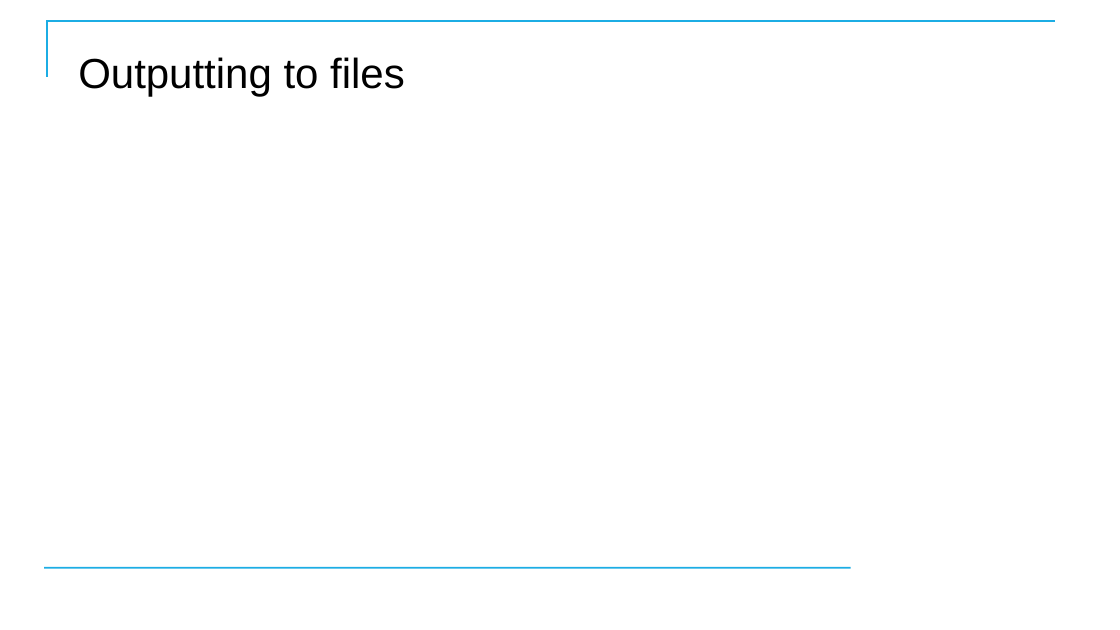
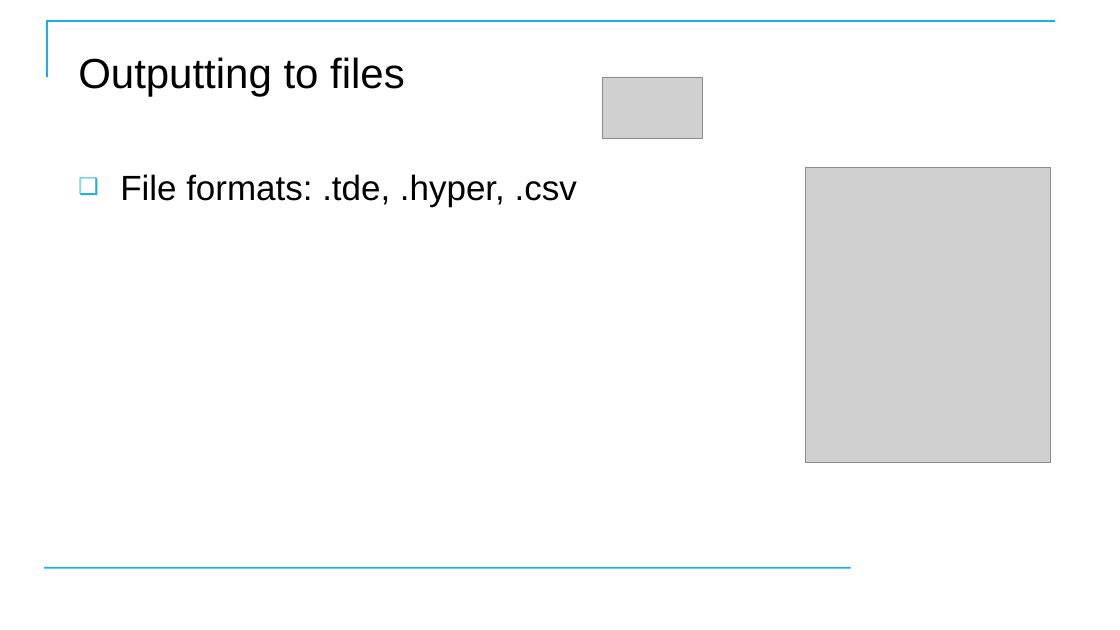
Before and after one commit to CostelloTechnicalConsulting/XTBP10---Tableau-Prep-Introduction, a slide deck: slide 95 of ppt/TableauPrepBuilderIntroV1_1.pptx. Drawn at 1120x630 pixels with LibreOffice and Linux fonts; fonts in the diff are those of the drawing; grey boxes stand for pictures; background and template pictures are left out. Boxes give left, top, right and bottom in pixels: in the first picture for what was removed or moved away, otherwise in the second. Text is boxed around its words. In the diff, an @@ line names an element or a change of style, - is before the commit and + after.

```diff
--- a/ppt/TableauPrepBuilderIntroV1_1.pptx
+++ b/ppt/TableauPrepBuilderIntroV1_1.pptx
@@ picture added at <box>602,77,703,139</box> @@
@@ text added at <box>120,174,577,206</box>, 30 pt, text #000000 @@
+❑ File formats: .tde, .hyper, .csv
@@ picture added at <box>806,167,1050,462</box> @@
```
Also in this commit, not shown: 4 other slides changed, 1 slide added, 1 slide removed, 1 other file.
